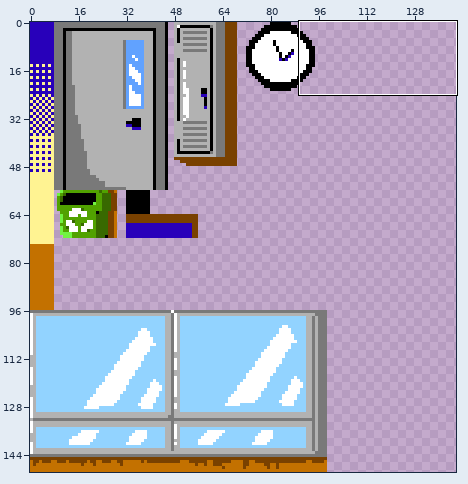
File history of a pixel-art file, Concept/tilemap.aseprite. The picture above shows the old version from afar; the outline marks the close-up.
Close-up. Before the commit:
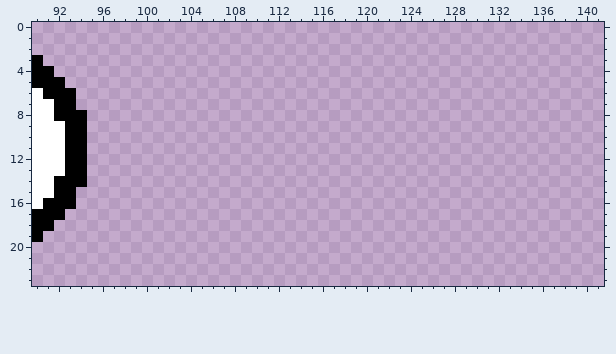
150x150 pixels, 1 frame. Shown: x 90..141, y 0..23. The wide view leaves out empty margins.
The result:
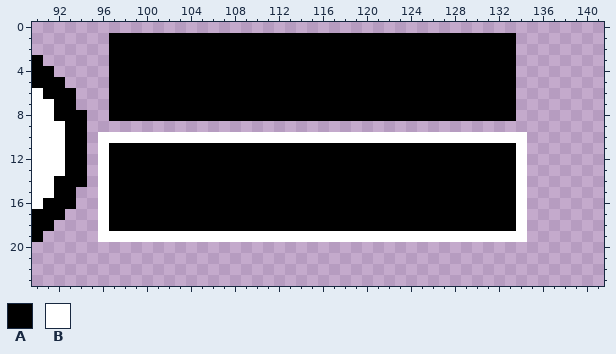
Palette (. is transparent): A #000000  B #ffffff
From old to new:
--- layer "Layer 4"
@@ x 90..141 @@
  0 ....................................................
- 1 ....................................................
- 2 ....................................................
- 3 A...................................................
- 4 AA..................................................
- 5 AAA.................................................
- 6 BAAA................................................
- 7 BBAA................................................
- 8 BBAAA...............................................
+ 1 .......AAAAAAAAAAAAAAAAAAAAAAAAAAAAAAAAAAAAA........
+ 2 .......AAAAAAAAAAAAAAAAAAAAAAAAAAAAAAAAAAAAA........
+ 3 A......AAAAAAAAAAAAAAAAAAAAAAAAAAAAAAAAAAAAA........
+ 4 AA.....AAAAAAAAAAAAAAAAAAAAAAAAAAAAAAAAAAAAA........
+ 5 AAA....AAAAAAAAAAAAAAAAAAAAAAAAAAAAAAAAAAAAA........
+ 6 BAAA...AAAAAAAAAAAAAAAAAAAAAAAAAAAAAAAAAAAAA........
+ 7 BBAA...AAAAAAAAAAAAAAAAAAAAAAAAAAAAAAAAAAAAA........
+ 8 BBAAA..AAAAAAAAAAAAAAAAAAAAAAAAAAAAAAAAAAAAA........
  9 BBBAA...............................................
-10 BBBAA...............................................
-11 BBBAA...............................................
-12 BBBAA...............................................
-13 BBBAA...............................................
-14 BBAAA...............................................
-15 BBAA................................................
-16 BAAA................................................
-17 AAA.................................................
-18 AA..................................................
-19 A...................................................
+10 BBBAA.BBBBBBBBBBBBBBBBBBBBBBBBBBBBBBBBBBBBBBB.......
+11 BBBAA.BAAAAAAAAAAAAAAAAAAAAAAAAAAAAAAAAAAAAAB.......
+12 BBBAA.BAAAAAAAAAAAAAAAAAAAAAAAAAAAAAAAAAAAAAB.......
+13 BBBAA.BAAAAAAAAAAAAAAAAAAAAAAAAAAAAAAAAAAAAAB.......
+14 BBAAA.BAAAAAAAAAAAAAAAAAAAAAAAAAAAAAAAAAAAAAB.......
+15 BBAA..BAAAAAAAAAAAAAAAAAAAAAAAAAAAAAAAAAAAAAB.......
+16 BAAA..BAAAAAAAAAAAAAAAAAAAAAAAAAAAAAAAAAAAAAB.......
+17 AAA...BAAAAAAAAAAAAAAAAAAAAAAAAAAAAAAAAAAAAAB.......
+18 AA....BAAAAAAAAAAAAAAAAAAAAAAAAAAAAAAAAAAAAAB.......
+19 A.....BBBBBBBBBBBBBBBBBBBBBBBBBBBBBBBBBBBBBBB.......
 20 ....................................................
Boxes around the changes in both close-ups, in picture pixels (x1, y1, x2, y2):
added: (98, 33, 527, 242)
